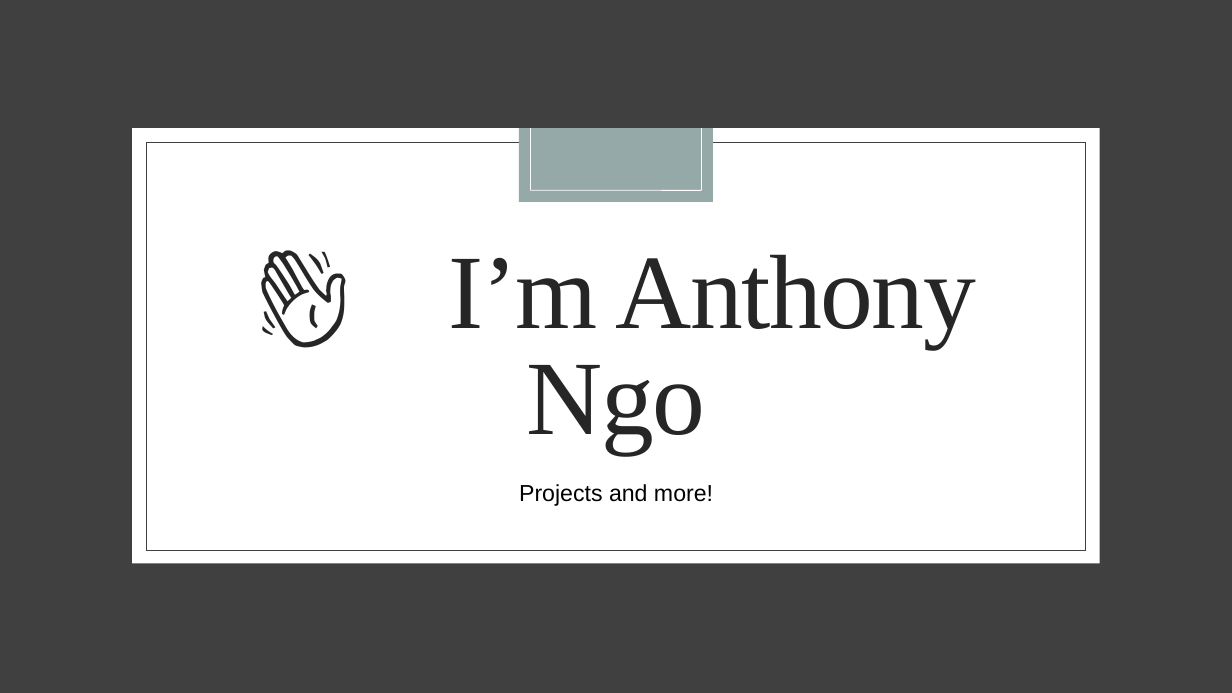
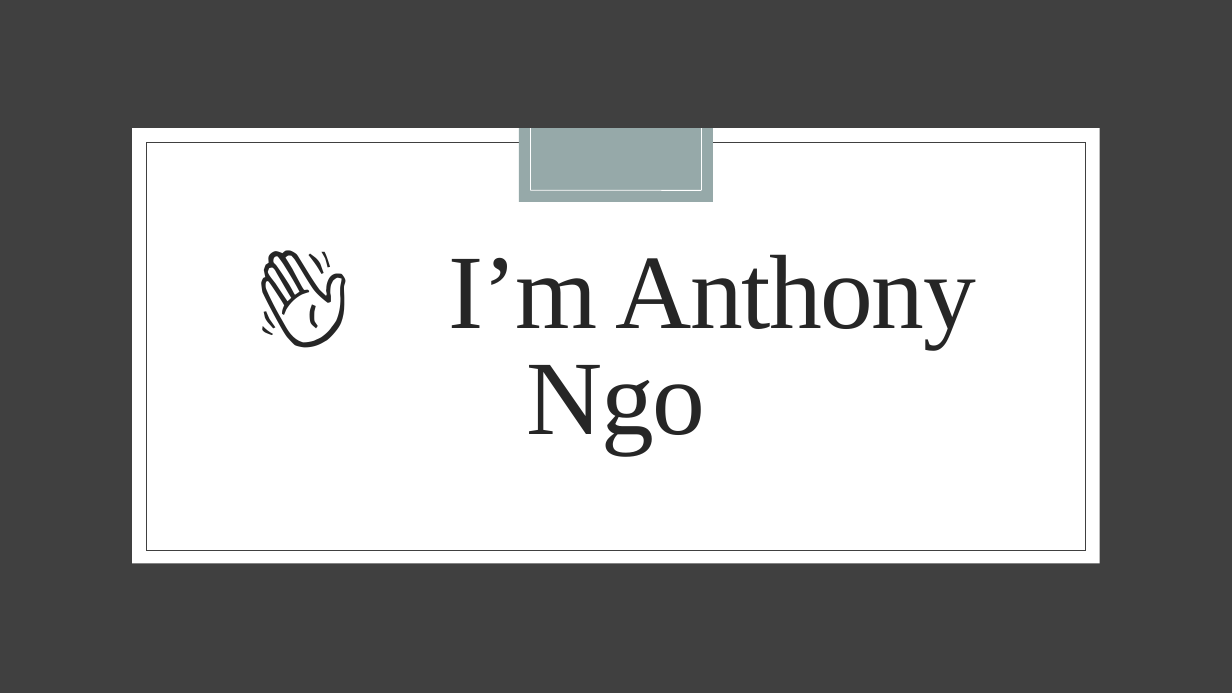
Before and after one commit to ngoantho/ngoantho.github.io, a slide deck: slide 1 of resume.odp. Drawn at 1232x693 pixels with LibreOffice and Linux fonts; fonts in the diff are those of the drawing. Boxes give left, top, right and bottom in pixels: in the first picture for what was removed or moved away, otherwise in the second. Text is boxed around its words. In the diff, an @@ line names an element or a change of style, - is before the commit and + after.

```diff
--- a/resume.odp
+++ b/resume.odp
@@ subtitle removed at (x1=519, y1=484, x2=713, y2=506) @@
-Projects and more!
```
Also in this commit, not shown: 2 other files.
